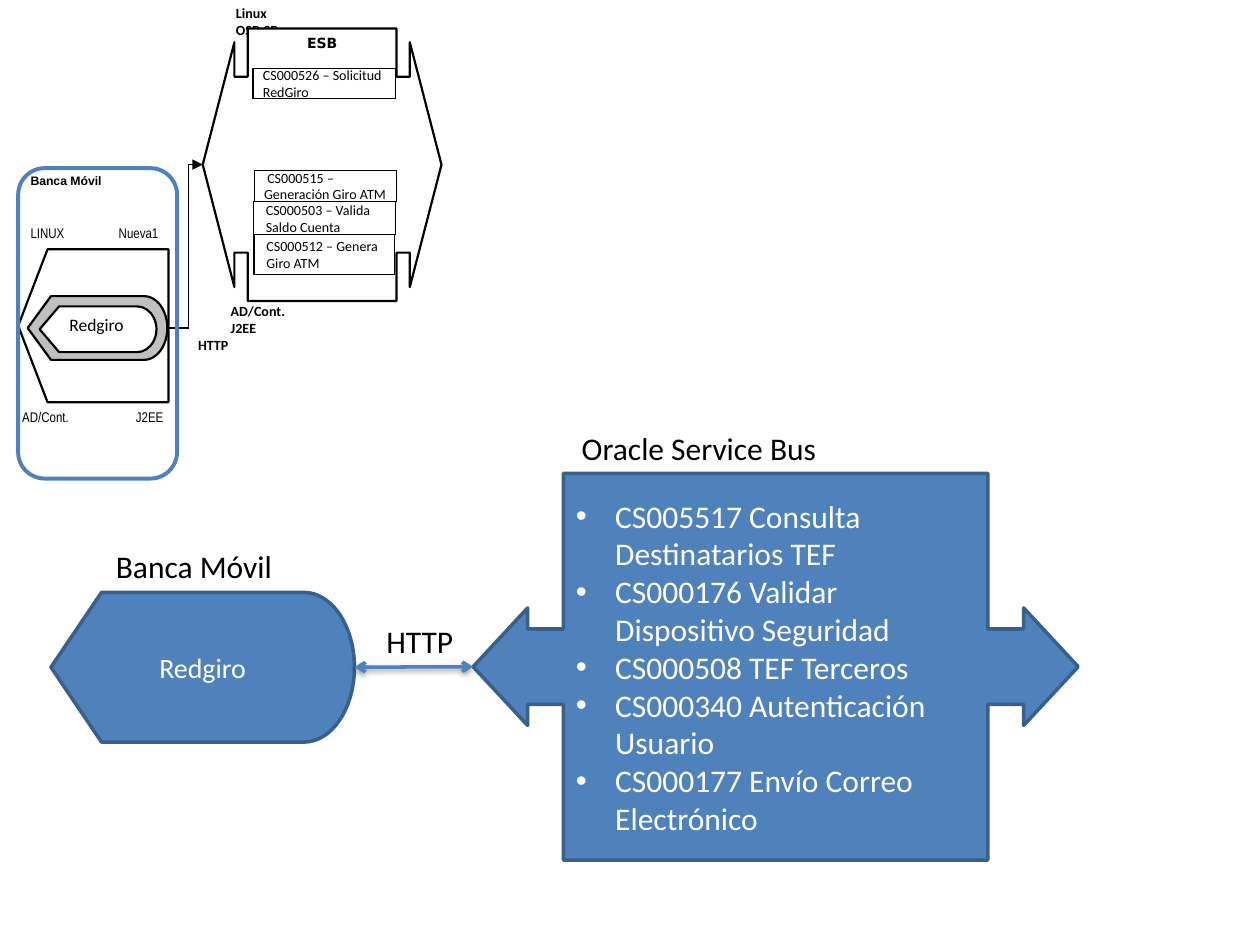
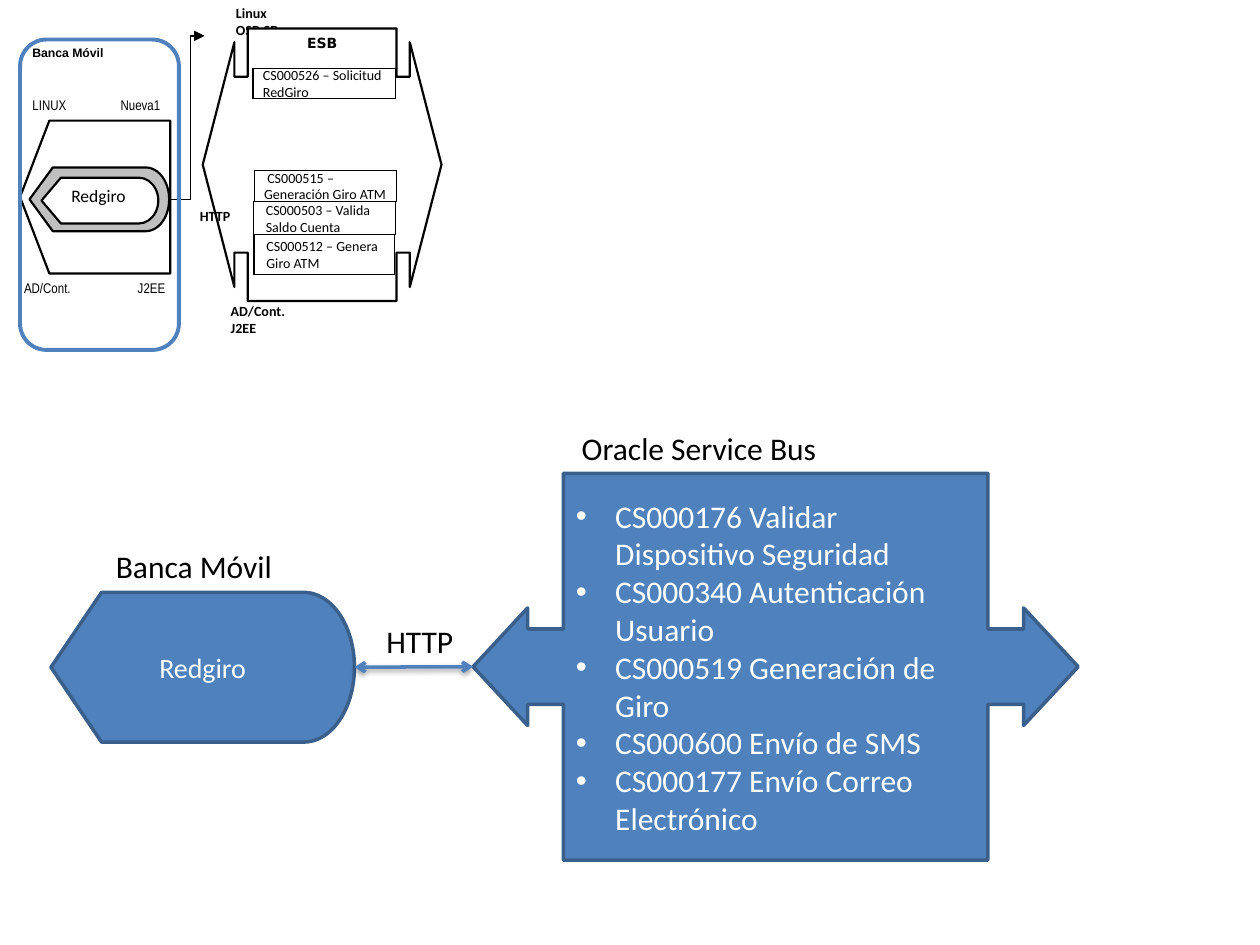
Before and after one commit to SergioCrda/TT2, a slide deck: slide 13 of servicio resumidos.pptx. Drawn at 1260x945 pixels with LibreOffice and Linux fonts; fonts in the diff are those of the drawing. Boxes give left, top, right and bottom in pixels: in the first picture for what was removed or moved away, otherwise in the second. Text is boxed around its words. In the diff, an @@ line names an element or a change of style, - is before the commit and + after.

```diff
--- a/servicio resumidos.pptx
+++ b/servicio resumidos.pptx
@@ 4 texts, 1 elbow arrow, 1 flow chart display, 1 pentagon arrow, 1 rounded rectangle: place and size @@
-4 texts, 1 elbow arrow, 1 flow chart display, 1 pentagon arrow, 1 rounded rectangle at bbox=[18, 165, 228, 478]
+4 texts, 1 elbow arrow, 1 flow chart display, 1 pentagon arrow, 1 rounded rectangle at bbox=[20, 37, 230, 349]
@@ text "Redgiro": place and size @@
-text "Redgiro" at bbox=[69, 319, 123, 334]
+text "Redgiro" at bbox=[71, 190, 125, 205]
@@ flow chart display: place and size @@
-flow chart display at bbox=[39, 306, 156, 352]
+flow chart display at bbox=[42, 178, 159, 223]
@@ text in left right arrow callout at bbox=[615, 506, 860, 565]: paragraph removed @@
-• CS005517 Consulta Destinatarios TEF
@@ text in left right arrow callout at bbox=[615, 657, 908, 679]: paragraph removed @@
-• CS000508 TEF Terceros
@@ text in left right arrow callout at bbox=[615, 657, 935, 754]: paragraphs added @@
+• CS000519 Generación de Giro
+• CS000600 Envío de SMS
```
Also in this commit, not shown: 2 other files.
